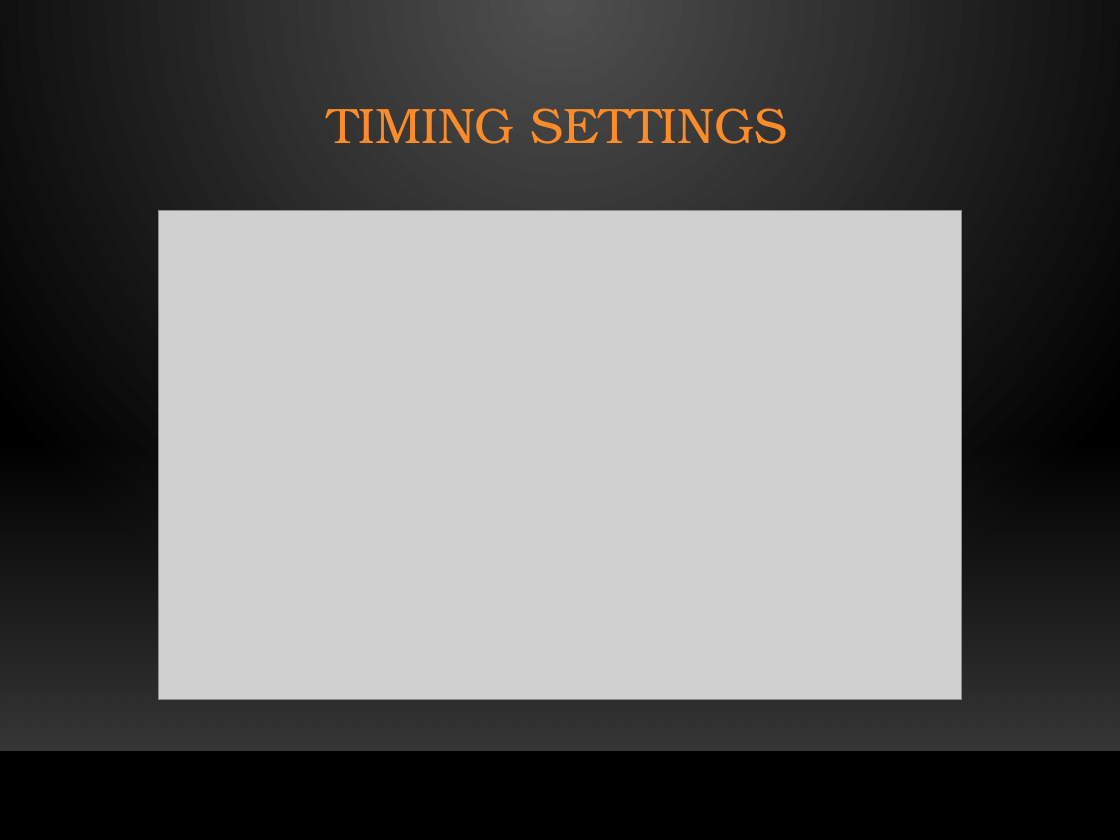
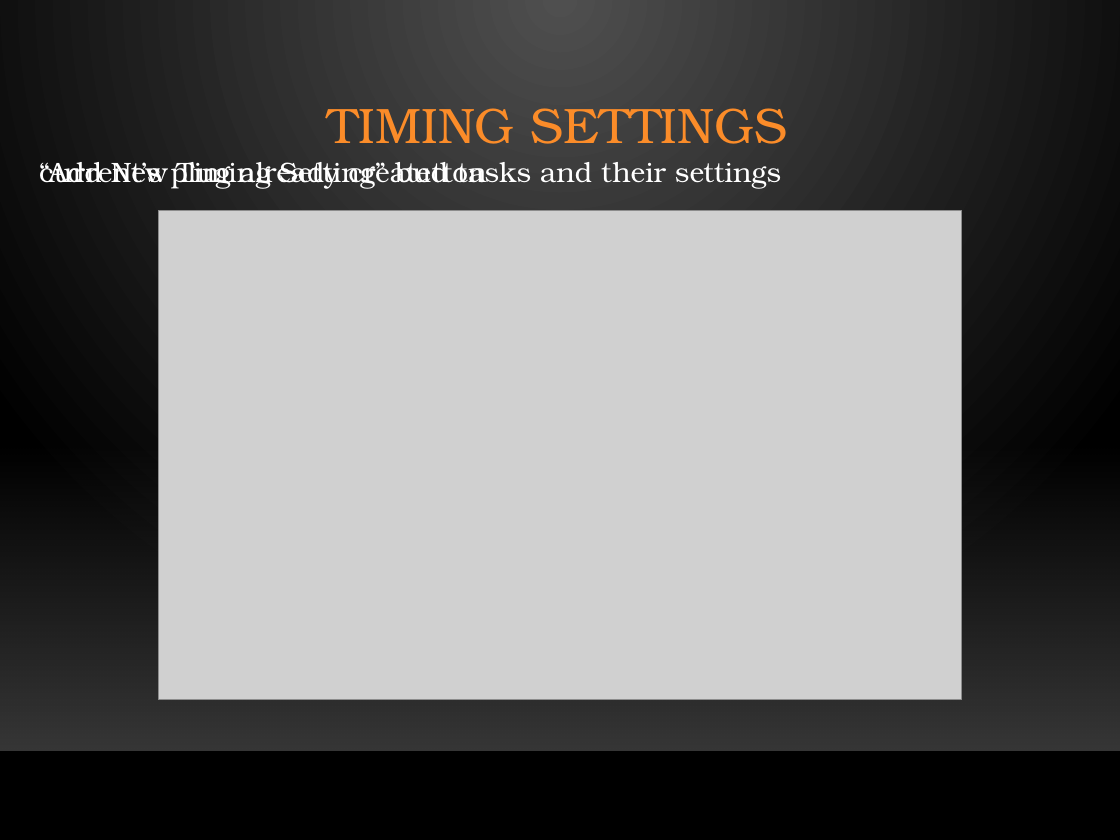
Before and after one commit to Aviel212/SmartSwitch, a slide deck: slide 18 of Project Submission/Presentation/Full Presentation.pptx (slide 20 before the commit). Drawn at 1120x840 pixels with LibreOffice and Linux fonts; fonts in the diff are those of the drawing; grey boxes stand for pictures; background and template pictures are left out. Boxes give left, top, right and bottom in pixels: in the first picture for what was removed or moved away, otherwise in the second. Text is boxed around its words. In the diff, an @@ line names an element or a change of style, - is before the commit and + after.

```diff
--- a/Project Submission/Presentation/Full Presentation.pptx
+++ b/Project Submission/Presentation/Full Presentation.pptx
@@ text added at <box>39,162,781,189</box>, 18 pt, text #FFFFFF @@
+current’s plug already created tasks and their settings
@@ text added at <box>39,162,487,189</box>, 18 pt, text #FFFFFF @@
+“Add New Timing Setting” button
```
Also in this commit, not shown: 7 other slides changed, 4 slides added, 6 slides removed.
